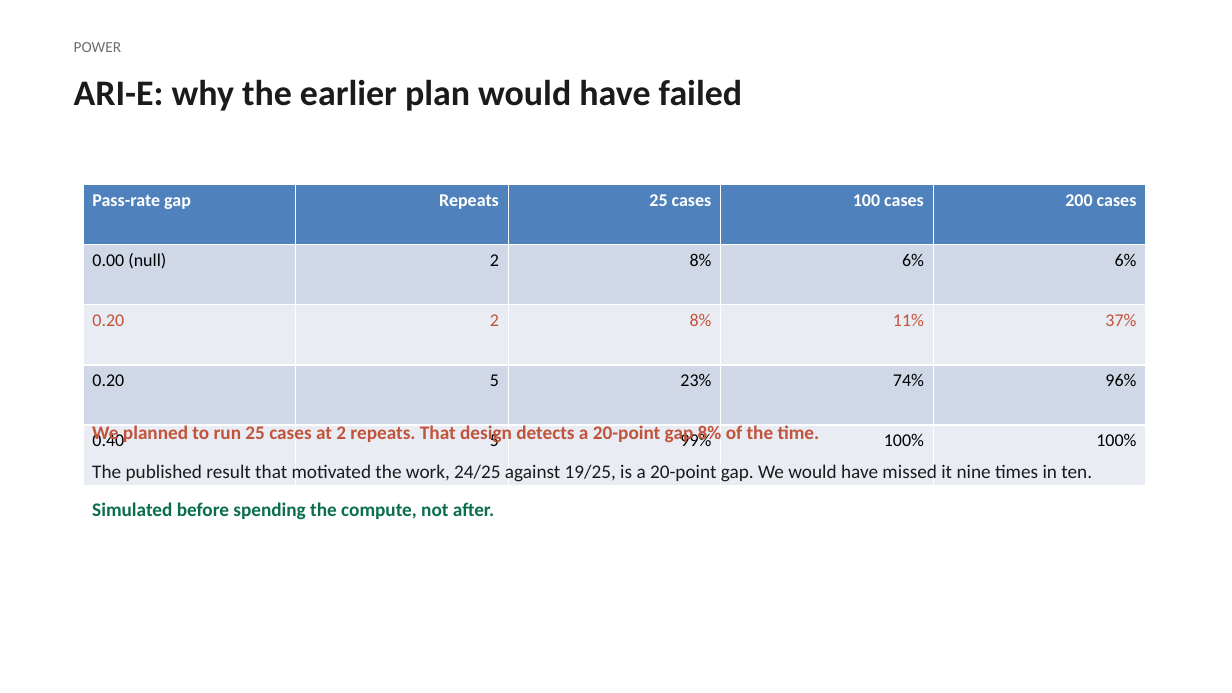
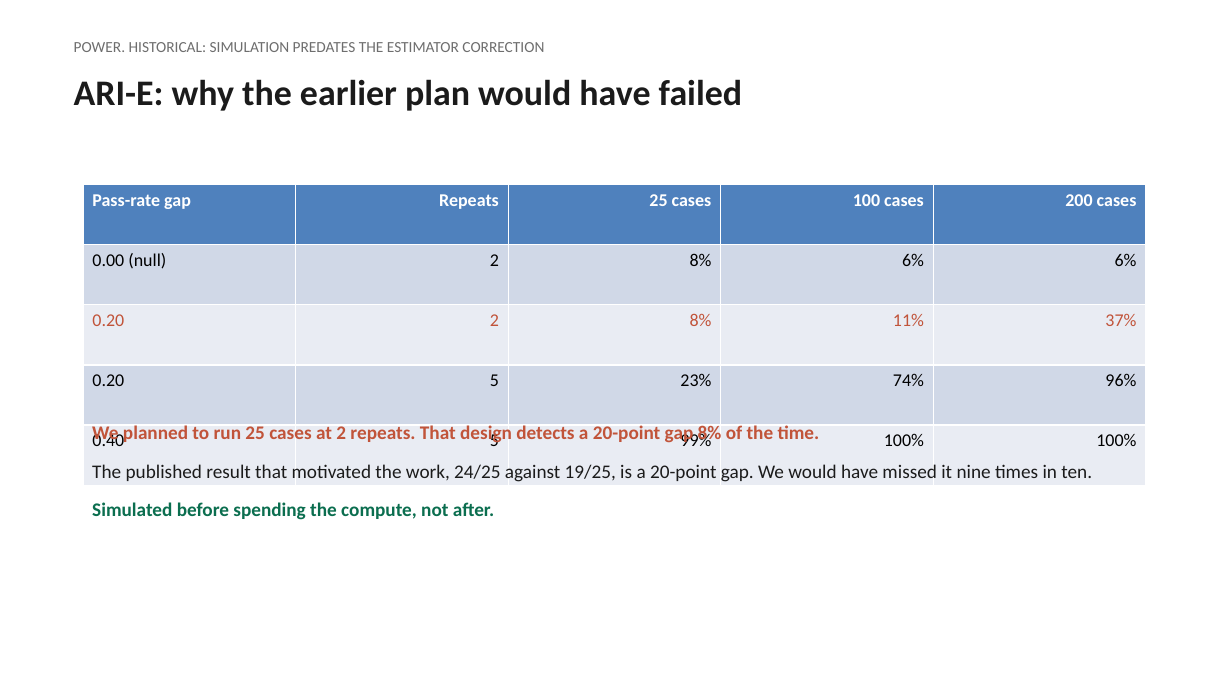
Before and after one commit to The-SEMQ-Group/semq-ari-benchmark, a slide deck: slide 11 of docs/deck/ari-technical.pptx (slide 10 before the commit). Drawn at 1232x693 pixels with LibreOffice and Linux fonts; fonts in the diff are those of the drawing. Boxes give left, top, right and bottom in pixels: in the first picture for what was removed or moved away, otherwise in the second. Text is boxed around its words. In the diff, an @@ line names an element or a change of style, - is before the commit and + after.

```diff
--- a/docs/deck/ari-technical.pptx
+++ b/docs/deck/ari-technical.pptx
@@ text at <box>74,42,544,52</box>: text changed @@
-POWER
+POWER. HISTORICAL: SIMULATION PREDATES THE ESTIMATOR CORRECTION
```
Also in this commit, not shown: 7 other slides changed, 1 slide added, 30 other files.
